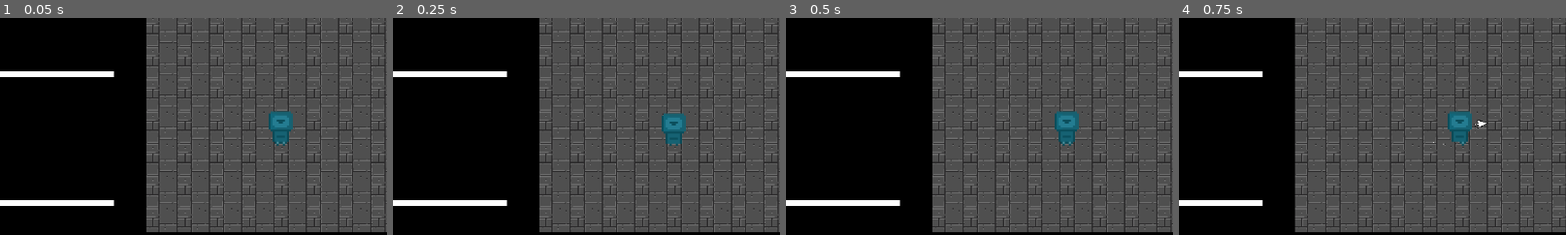
Above: before the commit, frames 1-4 (left to right).
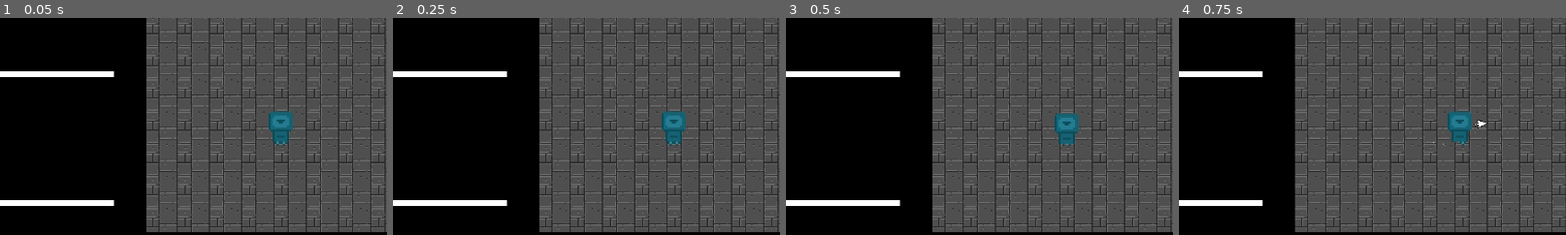
Above: after the commit, the same moments.

Repository: SupercraftD/hackthenest2025
Game: Godot game, scene res://world.tscn
Same seed, same stepped clock (60 frames per second), same inputs: the game is played once before the commit and once after it.
Inputs (mouse positions are % of the whole screen's width and height, from its top left):
- Up to frame 1 (0.05 s): no input
- Up to frame 2 (0.25 s): no input
- Up to frame 3 (0.5 s): no input
- Up to frame 4 (0.75 s): move the mouse to (72, 45) at 0.52 s; hold D (right) from 0.53 s (still down); click (72, 45) at 0.6 s
The pictures show only the part of the screen within x 14-64%, y 24-74%; the shares and areas given below are measured in that part.

Frame 1 is identical in both runs. In frame 2, 0.2% of the frame differs, in the area x 69-76%, y 42-59%; in frame 3, 0.2%; in frame 4, nothing differs.

Commit message:
shooting\

Diff:
--- a/player.tscn
+++ b/player.tscn
@@ -87,8 +87,9 @@
 [node name="AnimatedSprite2D" type="AnimatedSprite2D" parent="."]
 scale = Vector2(2, 2)
 sprite_frames = SubResource("SpriteFrames_4flbx")
-animation = &"idle"
-frame_progress = 0.7598506
+animation = &"shoot"
+frame = 1
+frame_progress = 0.23871599
 
 [node name="Roll" parent="." instance=ExtResource("4_hqtel")]
 position = Vector2(-1, -2)
Binary file changed: assets/shooting.png
Not shown, changed: assets/shooting.png.import
Not shown: 3 places in player.tscn that only renumber resources
